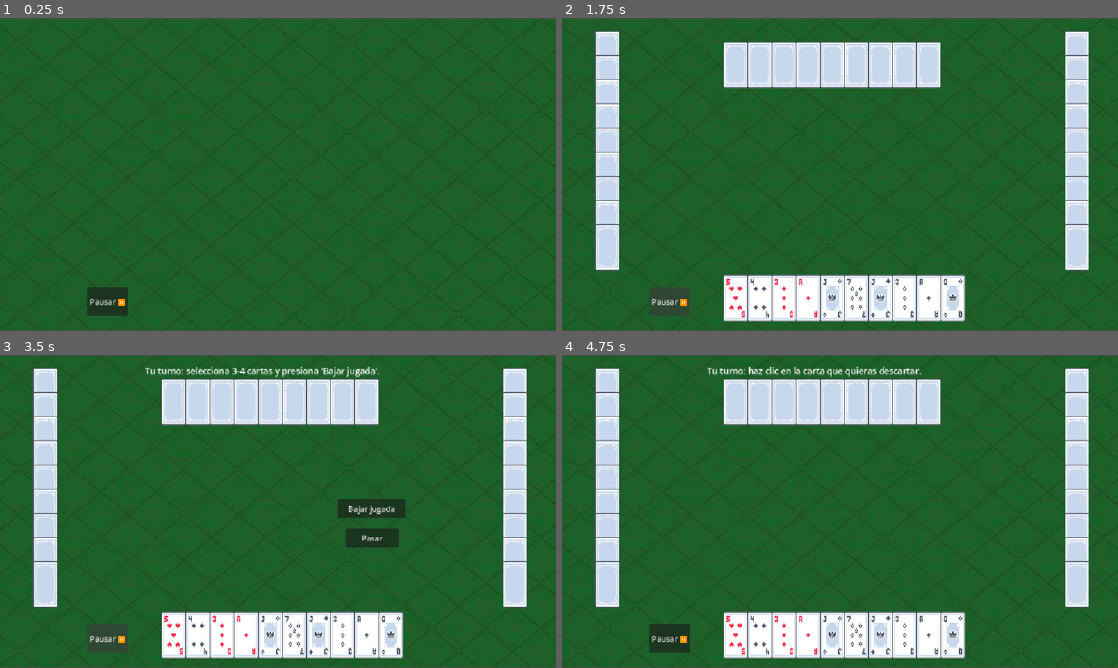
Above: before the commit, frames 1-4 (two rows, left to right).
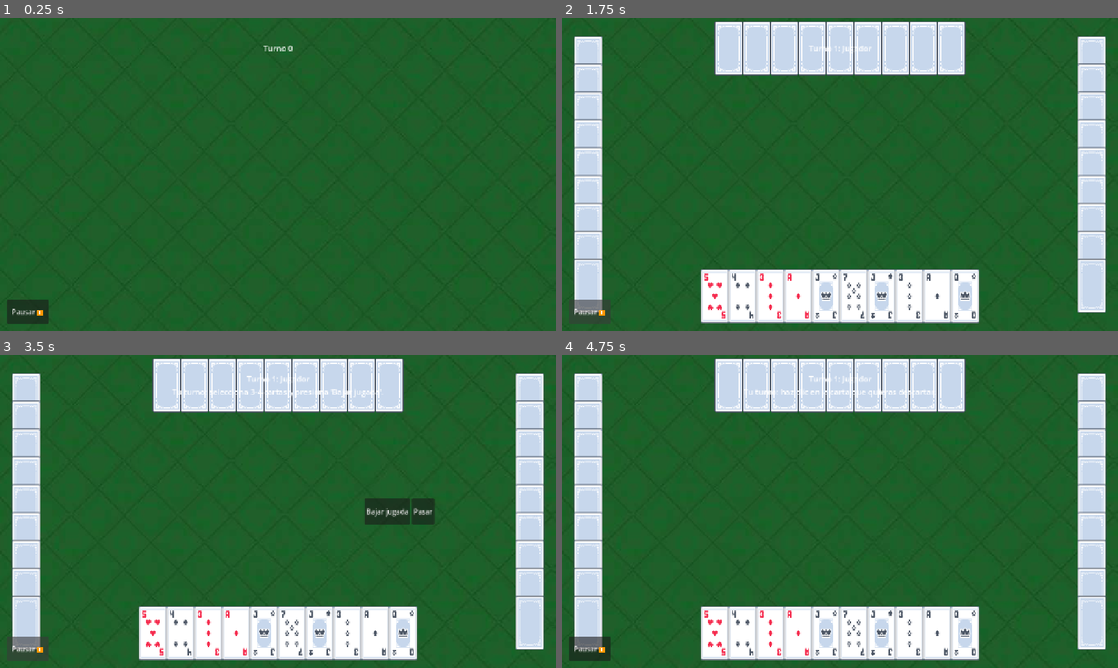
Above: after the commit, the same moments.

Repository: dasj1314m-c137/Programs
Game: Godot game, scene res://scenes/table.tscn
The game is run twice, just before and just after one commit, with the same random seed, the same clock (stepped at 60 frames per second) and the same inputs.
Inputs:
- Up to frame 1 (0.25 s): no input
- Up to frame 2 (1.75 s): click "Pausar ⏸️" at 0.5 s; click "Reanudar ▶️" at 1.25 s
- Up to frame 3 (3.5 s): click "Pausar ⏸️" at 2 s; click "Reanudar ▶️" at 2.75 s
- Up to frame 4 (4.75 s): click "Bajar jugada" at 3.5 s; click "Pasar" at 4.25 s

The runs differ from the first frame. In frame 1, 1.7% of the frame differs, in the area x 0-100%, y 0-100%; in frame 2, 26%; in frame 3, 27%; in frame 4, 26%.

Commit message:
modificaciones para que el programa sea responsive y si apapte a cualquier dispositivo en este caso exportamos a celular

Diff:
--- a/godot/poker/project.godot
+++ b/godot/poker/project.godot
@@ -17,6 +17,8 @@
 
 [display]
 
+window/size/viewport_width=1280
+window/size/viewport_height=720
 window/stretch/mode="canvas_items"
 window/stretch/aspect="expand"
 
@@ -27,3 +29,4 @@
 [rendering]
 
 rendering_device/driver.windows="d3d12"
+textures/vram_compression/import_etc2_astc=true
--- a/godot/poker/scenes/card.tscn
+++ b/godot/poker/scenes/card.tscn
@@ -7,7 +7,7 @@
 size = Vector2(50, 88)
 
 [node name="Card" type="Area2D" unique_id=1668223157]
-scale = Vector2(0.4, 0.4)
+scale = Vector2(2.6, 2.6)
 script = ExtResource("1_6u4wf")
 
 [node name="CollisionShape2D" type="CollisionShape2D" parent="." unique_id=77055907]
--- a/godot/poker/scenes/table.gd
+++ b/godot/poker/scenes/table.gd
@@ -1,7 +1,7 @@
 extends Node2D
 
 # Precargamos la escena de la carta visual
-var card_scene: PackedScene = preload("res://scenes/Card.tscn")
+var card_scene: PackedScene = preload("res://scenes/card.tscn")
 
 # game_player = true  → oculta las manos de los bots (modo real)
 # game_player = false → god mode: todas las cartas visibles (para pruebas)
@@ -15,12 +15,23 @@
 @onready var player_hand_container: Node2D = $PlayerHand
 @onready var deck_position: Marker2D = $DeckPosition
 @onready var discard_position: Marker2D = $DiscardPosition
+@onready var bg_sprite: Sprite2D = $bg
+@onready var bot1_hand: Node2D = $Bot1Hand
+@onready var bot1_plays: Node2D = $Bot1Plays
+@onready var bot2_hand: Node2D = $Bot2Hand
+@onready var bot3_hand: Node2D = $Bot3Hand
+@onready var bot3_plays: Node2D = $Bot3Plays
 @onready var game_manager: GameManager = GameManager.new()
-@onready var pause_button: Button = $UI/PauseBtn
-@onready var turn_label: Label = $UI/TurnLabel
-@onready var play_button: Button = $UI/PlayBtn
-@onready var pass_button: Button = $UI/PassBtn
-@onready var reject_button: Button = $UI/RejectBtn
+@onready var pause_button: Button = $UI/Control/PauseBtn
+@onready var turn_label: Label = $UI/Control/VBoxContainer/TurnLabel
+@onready var play_button: Button = $UI/Control/HBoxContainer/PlayBtn
+@onready var pass_button: Button = $UI/Control/HBoxContainer/PassBtn
+@onready var reject_button: Button = $UI/Control/HBoxContainer/RejectBtn
+@onready var turn_counter_label: Label = $UI/Control/VBoxContainer/TurnCounterLabel
+# true  → el contador suma solo turnos normales (robo del mazo)
+# false → el contador suma en cada turn_changed (incluye forzados y de carta tomada)
+var turn_per_draw: bool = true
+var turn_number: int = 0
 # Guardamos la relación entre la posición del jugador y su nodo visual
 @onready var hand_containers = {
 	0: {"hand": $PlayerHand, "plays": $PlayerPlays, "vertical": false},
@@ -42,12 +53,38 @@
 	game_manager.melds_updated.connect(_on_melds_updated)
 	game_manager.human_hand_interaction.connect(_on_human_hand_interaction)
 	game_manager.human_action_done.connect(_on_human_action_done)
+	game_manager.turn_changed.connect(_on_turn_changed)
 	pause_button.pressed.connect(_on_pause_button_pressed)
 	play_button.pressed.connect(_on_play_button_pressed)
 	pass_button.pressed.connect(_on_pass_button_pressed)
 	reject_button.pressed.connect(_on_reject_button_pressed)
 
+	# Layout responsivo: adapta bordes y fondo al tamaño real del viewport
+	get_viewport().size_changed.connect(_update_responsive_layout)
+	_update_responsive_layout()
+
 	_hide_action_buttons()
+
+# Ajusta la mesa al tamaño real del viewport (pantallas alargadas 20:9, etc.)
+func _update_responsive_layout() -> void:
+	var vp_size: Vector2 = get_viewport_rect().size
+
+	# Manos laterales pegadas a los bordes (simetría izquierda/derecha)
+	bot1_hand.position.x = 60
+	bot1_plays.position.x = 170
+	bot3_hand.position.x = vp_size.x - 60
+	bot3_plays.position.x = vp_size.x - 170
+
+	# Mano del jugador, bot superior y pozo centrados
+	player_hand_container.position.x = vp_size.x / 2.0
+	bot2_hand.position.x = vp_size.x / 2.0
+	discard_position.position.x = vp_size.x / 2.0
+
+	# Fondo que siempre cubre todo el viewport (sin deformar la imagen)
+	var tex_size: Vector2 = bg_sprite.texture.get_size()
+	var cover_scale: float = maxf(vp_size.x / tex_size.x, vp_size.y / tex_size.y)
+	bg_sprite.position = vp_size / 2.0
+	bg_sprite.scale = Vector2(cover_scale, cover_scale)
 
 func _on_pause_button_pressed() -> void:
 	# Invertimos el estado actual de pausa del juego
@@ -71,6 +108,11 @@
 func _on_cards_dealt(players: Array[Player]) -> void:
 	update_all_hands(players)
 
+func _on_turn_changed(current_player: Player) -> void:
+	if not turn_per_draw or (not game_manager.is_forced_turn and not game_manager.is_discarded_turn):
+		turn_number += 1
+	turn_counter_label.text = "Turno %d: %s" % [turn_number, current_player.name]
+
 func _on_card_drawn(_card: Card) -> void:
 	update_all_hands(game_manager.players)
 
@@ -84,8 +126,7 @@
 		var config = hand_containers[i]
 		# game_player = true → solo la mano del humano se ve boca arriba
 		var face_up: bool = (not p.is_bot) or (not game_player)
-		var spacing: float = 10
-		render_hand(config["hand"], p.hand_cards, face_up, config["vertical"], spacing)
+		render_hand(config["hand"], p.hand_cards, face_up, config["vertical"])
 
 # Muestra la última carta del pozo de descarte en su Marker2D
 func update_discard_pile_view(top_card_data: Card, face_up: bool) -> void:
@@ -106,37 +147,51 @@
 	render_hand(config["hand"], player.hand_cards, face_up, config["vertical"])
 
 # Renderiza la mano de un jugador específico
-func render_hand(container: Node2D, cards: Array[Card], is_face_up: bool, is_vertical: bool = false, spacing: float = 10) -> void:
+func render_hand(container: Node2D, cards: Array[Card], is_face_up: bool, is_vertical: bool = false, spacing: float = 64) -> void:
 	# Limpiar cartas visuales anteriores
 	for child in container.get_children():
 		child.queue_free()
 
-	var index: int = 0
-
-	for c_data in cards:
+	var total_span: float = (cards.size() - 1) * spacing
+
+	for i in range(cards.size()):
+		var c_data: Card = cards[i]
 		var card_view: CardView = card_scene.instantiate()
 		container.add_child(card_view)
 
 		if is_vertical:
-			card_view.position = Vector2(0, (index * spacing) - 50)
+			card_view.position = Vector2(0, -total_span / 2.0 + i * spacing)
 		else:
-			card_view.position = Vector2((index * spacing) - 40, 0)
+			card_view.position = Vector2(-total_span / 2.0 + i * spacing, 0)
 
 		if c_data.discarded:
 			is_face_up = true
 		card_view.setup(c_data, is_face_up)
 		card_view.clicked.connect(_on_card_clicked)
-		index += 1
 
 # Renderiza un conjunto de combinaciones (melds) bajadas por un jugador
 func render_melds(container: Node2D, melds: Array[Array], is_vertical: bool = false) -> void:
 	# Limpiamos bajadas previas del nodo
+	var meld_gap: float
+	var card_spacing: float
 	for child in container.get_children():
 		child.queue_free()
 
-	var current_offset: float = 0
-	var card_spacing: float = 10  # Pegaditas dentro de la misma jugada
-	var meld_gap: float = 10     # Separación entre una jugada y otra
+	if is_vertical:
+		card_spacing = 45  # Pegaditas dentro de la misma jugada
+		meld_gap = 80  # Separación entre una jugada y otra
+	else:
+		meld_gap = 25
+		card_spacing = 45
+
+	# Ancho/alto total ocupado por todas las jugadas (tercias y corridas) + separaciones
+	var total_span: float = 0.0
+	for meld in melds:
+		total_span += (meld.size() - 1) * card_spacing
+	if melds.size() > 1:
+		total_span += (melds.size() - 1) * meld_gap
+
+	var current_offset: float = -total_span / 2.0
 
 	for meld in melds: # 'meld' es un Array[Card] que representa 1 tercia o corrida
 		for c_data in meld:
@@ -145,9 +200,9 @@
 
 			# Posicionamos según la orientación (horizontal o vertical)
 			if is_vertical:
-				card_view.position = Vector2(0, current_offset - 50)
+				card_view.position = Vector2(0, current_offset)
 			else:
-				card_view.position = Vector2(current_offset - 40, 0)
+				card_view.position = Vector2(current_offset, 0)
 
 			card_view.setup(c_data, true) # Las bajadas SIEMPRE se ven boca arriba
 			# Avanzamos el offset corto para la siguiente carta de la MISMA jugada
--- a/godot/poker/scenes/table.tscn
+++ b/godot/poker/scenes/table.tscn
@@ -4,82 +4,113 @@
 [ext_resource type="Texture2D" uid="uid://oc3bwh4o33ts" path="res://assets/bg_table.jpg" id="2_eotx8"]
 
 [node name="Table" type="Node2D" unique_id=2096720985]
-scale = Vector2(5, 5)
 script = ExtResource("1_02ppr")
 
 [node name="bg" type="Sprite2D" parent="." unique_id=339629184]
-position = Vector2(118.690254, 64.8)
-scale = Vector2(0.34952876, 0.28563276)
+position = Vector2(640, 360)
+scale = Vector2(2.1, 1.8)
 texture = ExtResource("2_eotx8")
 
 [node name="DeckPosition" type="Marker2D" parent="." unique_id=323221947]
-position = Vector2(84.8, 63.800003)
+visible = false
+position = Vector2(457, 355)
 
 [node name="DiscardPosition" type="Marker2D" parent="." unique_id=1333629380]
-position = Vector2(115, 65)
+position = Vector2(640, 360)
 
 [node name="PlayerHand" type="Node2D" parent="." unique_id=728635967]
-position = Vector2(112, 116)
-scale = Vector2(0.99999976, 0.99999976)
+position = Vector2(640, 640)
 
 [node name="PlayerPlays" type="Node2D" parent="." unique_id=1904635742]
-position = Vector2(112, 96.4)
-scale = Vector2(0.99999976, 0.99999976)
+position = Vector2(640, 500)
 
 [node name="Bot1Hand" type="Node2D" parent="." unique_id=1151884212]
-position = Vector2(18.8, 65)
+position = Vector2(50, 360)
 
 [node name="Bot1Plays" type="Node2D" parent="." unique_id=1452103839]
-position = Vector2(50.2, 63.5)
+position = Vector2(160, 320)
 
 [node name="Bot2Hand" type="Node2D" parent="." unique_id=397382096]
-position = Vector2(112, 19.4)
+position = Vector2(640, 70)
 
 [node name="Bot2Plays" type="Node2D" parent="." unique_id=474591062]
-position = Vector2(112, 38.6)
-scale = Vector2(0.99999976, 0.99999976)
+position = Vector2(640, 210)
 
 [node name="Bot3Hand" type="Node2D" parent="." unique_id=943259004]
-position = Vector2(213.4, 65)
+position = Vector2(1230, 360)
 
 [node name="Bot3Plays" type="Node2D" parent="." unique_id=950282130]
-position = Vector2(194.6, 63.5)
+position = Vector2(1120, 320)
 
 [node name="UI" type="CanvasLayer" parent="." unique_id=538715486]
 layer = 2
 
-[node name="PauseBtn" type="Button" parent="UI" unique_id=1331022209]
+[node name="Control" type="Control" parent="UI" unique_id=2100000001]
+layout_mode = 3
+anchors_preset = 15
+anchor_right = 1.0
+anchor_bottom = 1.0
+grow_horizontal = 2
+grow_vertical = 2
+mouse_filter = 2
+
+[node name="PauseBtn" type="Button" parent="UI/Control" unique_id=1331022209]
 process_mode = 3
-offset_left = 181.0
-offset_top = 557.0
-offset_right = 265.0
-offset_bottom = 617.0
+layout_mode = 0
+anchor_top = 1.0
+anchor_bottom = 1.0
+offset_left = 16.0
+offset_top = -72.0
+offset_right = 112.0
+offset_bottom = -16.0
+grow_vertical = 0
 text = "Pausar ⏸️"
 
-[node name="TurnLabel" type="Label" parent="UI" unique_id=22925974]
-offset_left = 300.0
-offset_top = 20.0
-offset_right = 760.0
-offset_bottom = 60.0
-theme_override_font_sizes/font_size = 18
+[node name="HBoxContainer" type="HBoxContainer" parent="UI/Control" unique_id=2100000002]
+layout_mode = 0
+anchor_left = 0.5
+anchor_top = 0.5
+anchor_right = 0.5
+anchor_bottom = 0.5
+offset_left = 100.0
+offset_top = -30.0
+offset_right = 460.0
+offset_bottom = 30.0
+grow_horizontal = 2
+grow_vertical = 0
+alignment = 1
 
-[node name="PlayBtn" type="Button" parent="UI" unique_id=1464935095]
-offset_left = 700.0
-offset_top = 298.0
-offset_right = 840.0
-offset_bottom = 338.0
+[node name="PlayBtn" type="Button" parent="UI/Control/HBoxContainer" unique_id=1464935095]
+layout_mode = 2
 text = "Bajar jugada"
 
-[node name="PassBtn" type="Button" parent="UI" unique_id=2078468464]
-offset_left = 716.0
-offset_top = 359.0
-offset_right = 826.0
-offset_bottom = 399.0
+[node name="PassBtn" type="Button" parent="UI/Control/HBoxContainer" unique_id=2078468464]
+layout_mode = 2
 text = "Pasar"
 
-[node name="RejectBtn" type="Button" parent="UI" unique_id=91048689]
-offset_left = 836.0
-offset_top = 359.0
-offset_right = 946.0
-offset_bottom = 399.0
+[node name="RejectBtn" type="Button" parent="UI/Control/HBoxContainer" unique_id=91048689]
+layout_mode = 2
 text = "Rechazar"
+
+[node name="VBoxContainer" type="VBoxContainer" parent="UI/Control" unique_id=2100000003]
+layout_mode = 0
+anchor_left = 0.5
+anchor_right = 0.5
+offset_left = -400.0
+offset_top = 20.0
+offset_right = 400.0
+offset_bottom = 120.0
+grow_horizontal = 2
+mouse_filter = 2
+alignment = 1
+
+[node name="TurnCounterLabel" type="Label" parent="UI/Control/VBoxContainer" unique_id=529384714]
+layout_mode = 2
+theme_override_font_sizes/font_size = 18
+text = "Turno 0"
+horizontal_alignment = 1
+
+[node name="TurnLabel" type="Label" parent="UI/Control/VBoxContainer" unique_id=22925974]
+layout_mode = 2
+theme_override_font_sizes/font_size = 18
+horizontal_alignment = 1
